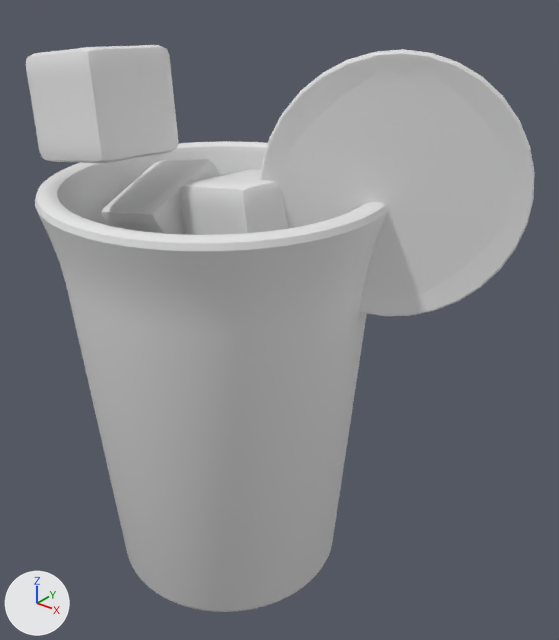
What one commit did to the OBJ model public/assets/drink-baked/blog0057.obj.
Camera for both pictures: a 50 mm lens placed at (4.25, -4.51, 5.44), pointed at (0.52, 0.15, 2.55). The axes (+X, +Y, +Z) are drawn at lower left. The lights are the same throughout. The first picture is the older version. Where no turn or scale is listed for an object, it has been applied to the vertices.
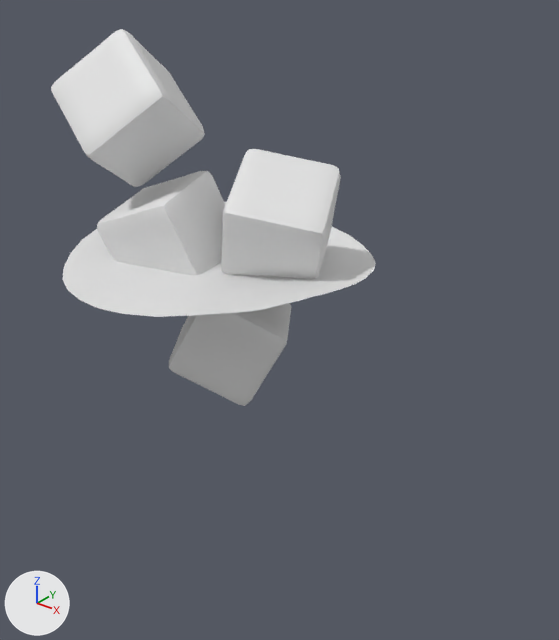
Pixel boxes (x1, y1, x2, y2) of what changed, in the pictures (559 x 640 px; the box of a moved part takes in the faces that stretch with it):
'Cylinder', deleted
    before: (35, 141, 387, 612)
'Circle.001', deleted
    before: (261, 49, 535, 316)
'Cube.003', reshaped (34% taller)
    before: (26, 45, 179, 163)
    after: (51, 29, 205, 187)
'Cube.002', reshaped
    before: (180, 169, 289, 235)
    after: (221, 149, 341, 279)
'Cube.001', reshaped
    before: (101, 159, 221, 235)
    after: (97, 171, 225, 275)
part 4 of me_plane, moved or reshaped (not visible before)
    after: (62, 202, 376, 317)
'Cube', unchanged, uncovered by the edit
    after: (169, 303, 291, 406)

The change in detail:
me_cube_001 is used by ob_cube_001; location (0.0, 0.0, 0.0).
me_cube_001 had 386 vertices, 384 faces and spanned x -0.943..-0.018, y -0.561..0.49, z 2.706..3.818.
me_cube_001 now has 386 vertices, 384 faces and spans x -0.994..0.106, y -0.645..0.386, z 2.632..3.696.
me_cube_001 part 1: the whole mesh is multiplied about its middle by the matrix ((0.961, -0.189, -0.2), (0.233, 0.946, 0.225), (0.147, -0.262, 0.954)), then moved by (0.037, -0.094, -0.098).
me_cube_002 is used by ob_cube_002; location (0.0, 0.0, 0.0).
me_cube_002 had 386 vertices, 384 faces and spanned x -0.118..0.848, y -0.463..0.433, z 2.938..3.854.
me_cube_002 now has 386 vertices, 384 faces and spans x -0.097..1.075, y -0.398..0.797, z 2.84..3.953.
me_cube_002 part 2: the whole mesh is multiplied about its middle by the matrix ((0.18, -0.874, 0.451), (-0.224, -0.483, -0.847), (0.958, 0.051, -0.283)), then moved by (0.124, 0.215, 0.001).
me_cube_003 is used by ob_cube_003; location (0.0, 0.0, 0.0).
me_cube_003 had 386 vertices, 384 faces and spanned x -1.063..-0.173, y -1.012..-0.169, z 3.869..4.792.
me_cube_003 now has 386 vertices, 384 faces and spans x -1.367..-0.192, y -0.786..0.385, z 3.555..4.838.
me_cube_003 part 3: the whole mesh is multiplied about its middle by the matrix ((0.686, -0.253, -0.683), (0.53, 0.816, 0.23), (0.499, -0.519, 0.694)), then moved by (-0.161, 0.39, -0.134).
me_plane is used by ob_plane; location (0.0, 0.0, 0.0).
me_plane had 252 vertices, 74 faces and spanned x -1.31..1.31, y -1.3..1.3, z 3.0..3.16.
me_plane now has 216 vertices, 159 faces and spans x -1.31..1.31, y -1.31..1.31, z 3.0..3.16.
me_plane part 4: 10 vertices moved within x -1.21..1.21, y -1.3..1.3, z 3.03..3.13; 188 vertices removed from x -1.31..1.31, y -1.3..1.3, z 3.0..3.16; 152 vertices added at x -1.29..1.29, y -1.31..1.31, z 3.0..3.16.
Object 'Circle.001' (ob_circle_001) is deleted.
Object 'Cylinder' (ob_cylinder) is deleted.
